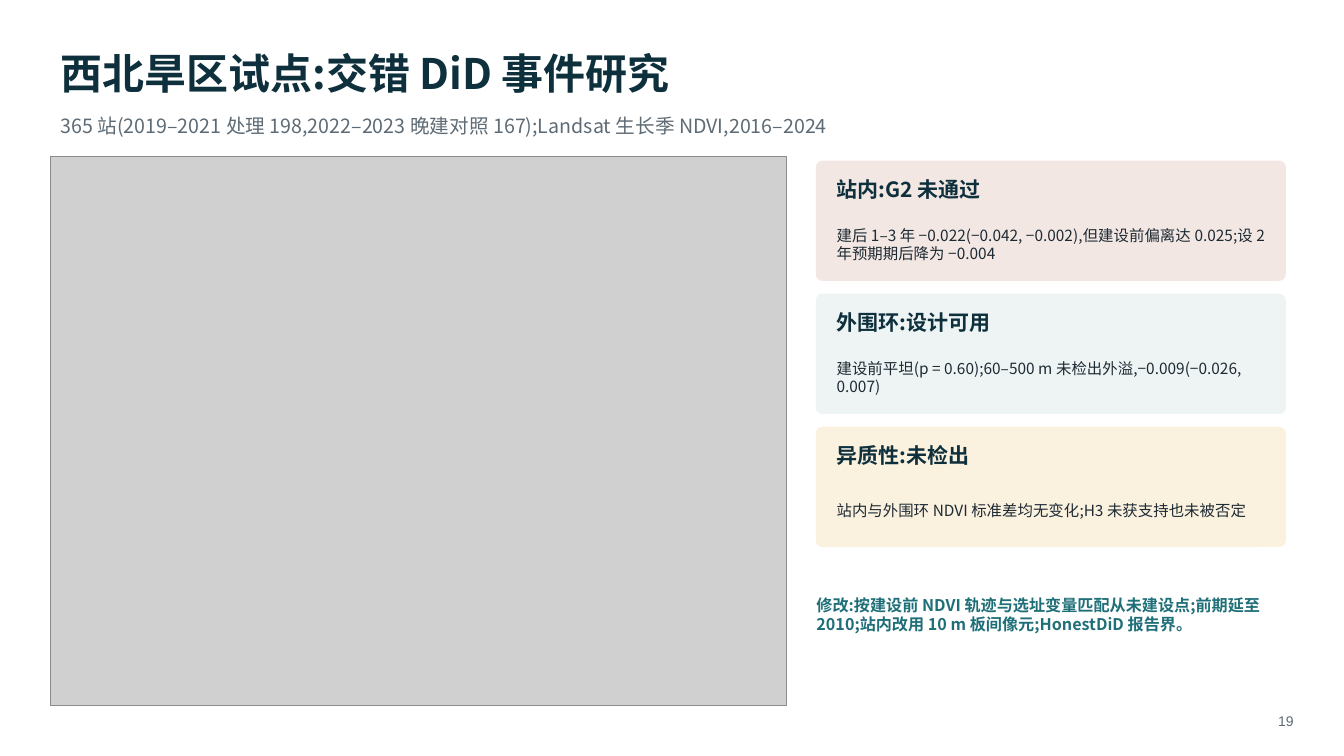
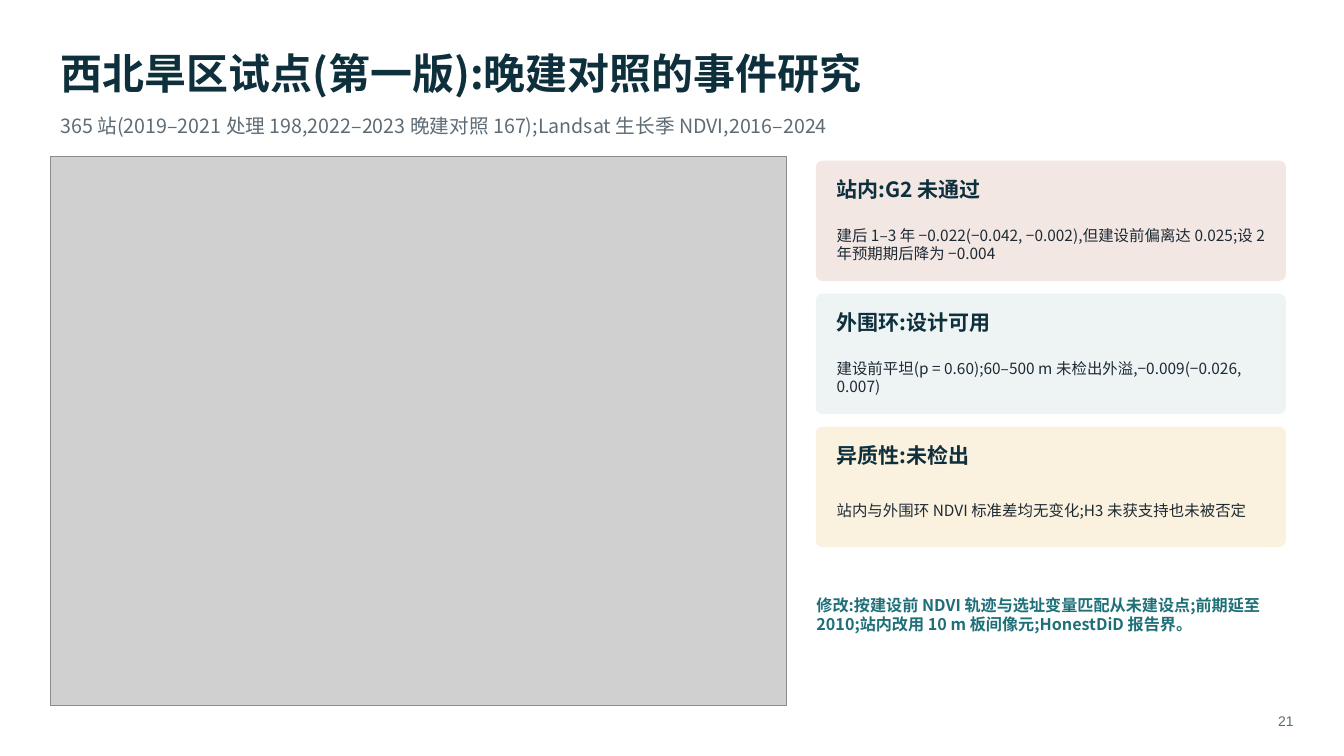
Before and after one commit to dingchenchen6/renewables-biodiversity-rs, a slide deck: slide 21 of RS_Renewables_Biodiversity_Workflow.pptx (slide 19 before the commit). Drawn at 1344x756 pixels with LibreOffice and Linux fonts; fonts in the diff are those of the drawing; grey boxes stand for pictures. Boxes give left, top, right and bottom in pixels: in the first picture for what was removed or moved away, otherwise in the second. Text is boxed around its words. In the diff, an @@ line names an element or a change of style, - is before the commit and + after.

```diff
--- a/RS_Renewables_Biodiversity_Workflow.pptx
+++ b/RS_Renewables_Biodiversity_Workflow.pptx
@@ text at (60,53,861,98): text changed @@
-西北旱区试点:交错 DiD 事件研究
+西北旱区试点(第一版):晚建对照的事件研究
@@ text at (1278,716,1294,726): text changed @@
-19
+21
```
Also in this commit, not shown: 9 other slides changed, 3 slides added, 1 slide removed, 4 other files.
